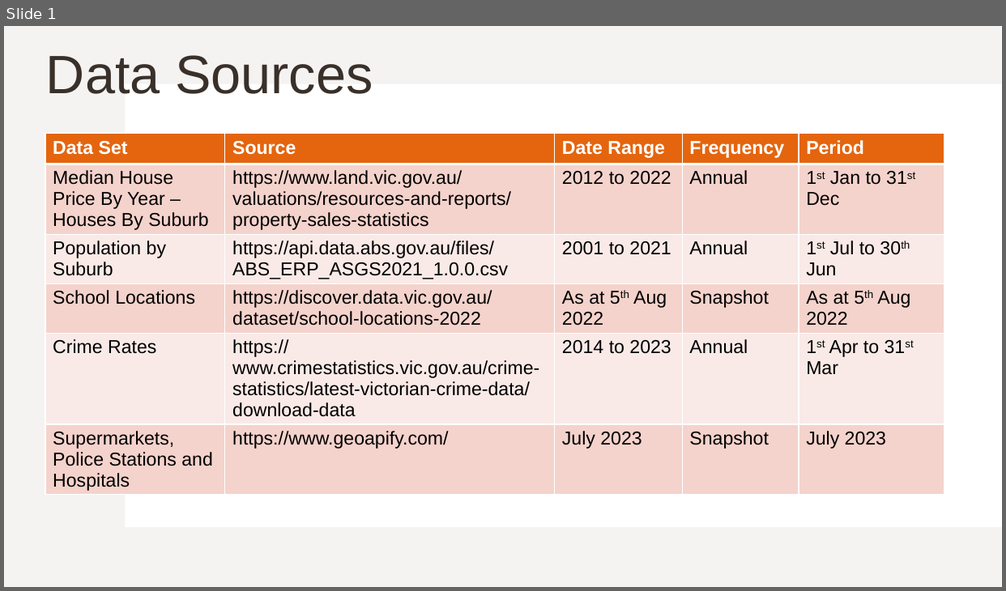
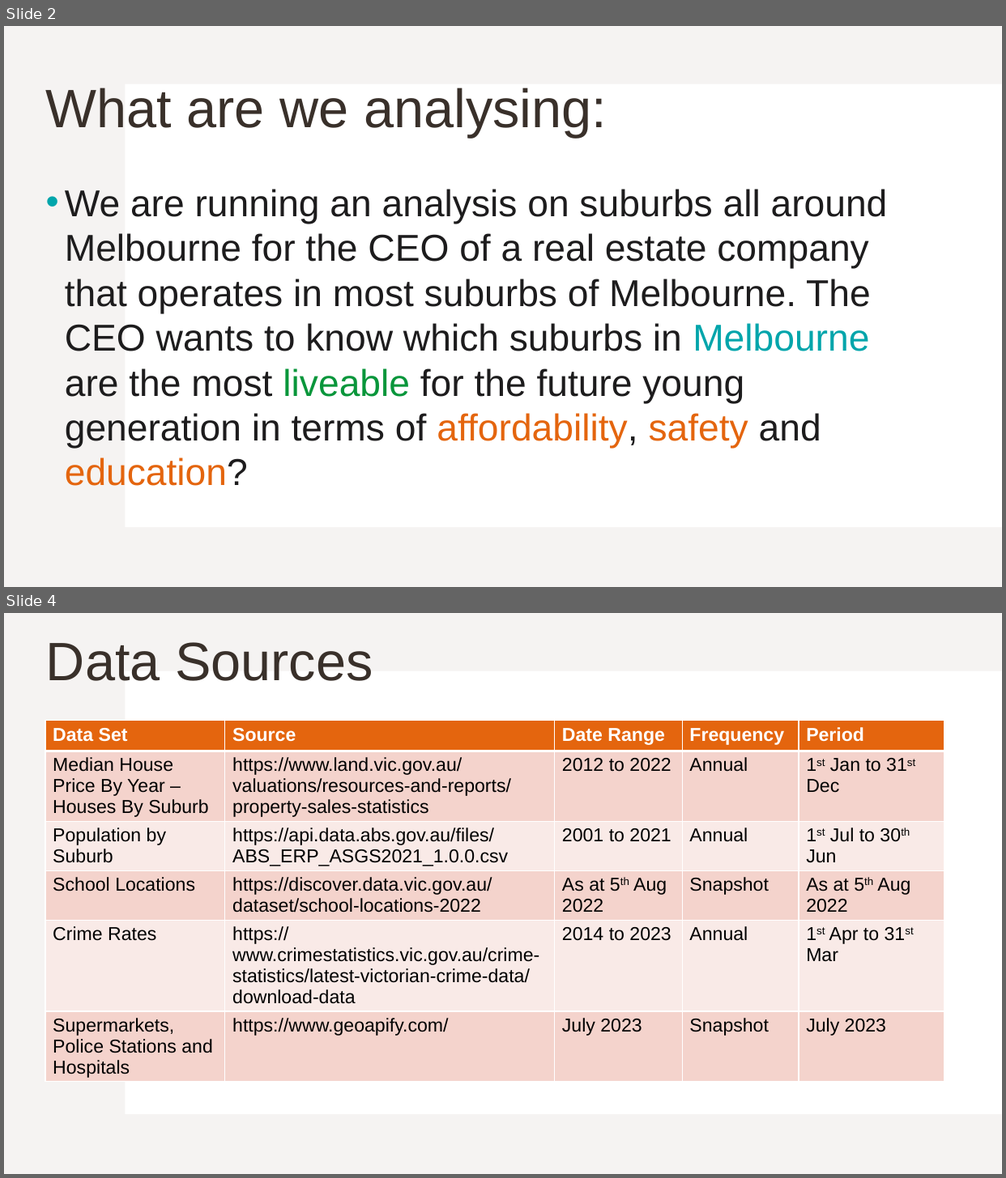
Before and after one commit to Kakhai1/bootcamp_project, a slide deck: Project 1 - Group 6 Slides_KT.pptx. Shown one above the other, each under a label of ours: slide 1 before the commit, slides 2 and 4 after it; the slides between them are not shown. The pictures are 1006x591 and 1006x1178 pixels, drawn with LibreOffice and Linux fonts; fonts in the diff are those of the drawing. Boxes give left, top, right and bottom in pixels: in the first picture for what was removed or moved away, otherwise in the second. Text is boxed around its words. In the diff, an @@ line names an element or a change of style, - is before the commit and + after.

```diff
--- a/Project 1 - Group 6 Slides_KT.pptx
+++ b/Project 1 - Group 6 Slides_KT.pptx
@@ slide 2 added at (4,26,1002,587), background #FFFFFF; not listed: 2 template elements that a slide beside it also shows @@
@@ title added at (46,88,607,137), 52 pt, text #39302A @@
+What are we analysing:
@@ text added at (65,189,888,486), 36 pt, text #1D1C1D @@
+• We are running an analysis on suburbs all around Melbourne for the CEO of a real estate company that operates in most suburbs of Melbourne. The CEO wants to know which suburbs in Melbourne are the most liveable for the future young generation in terms of affordability, safety and education?
@@ what was slide 1 is now slide 4 @@
```
Also in this commit, not shown: 1 slide changed, 17 other slides added, 3 other files.
